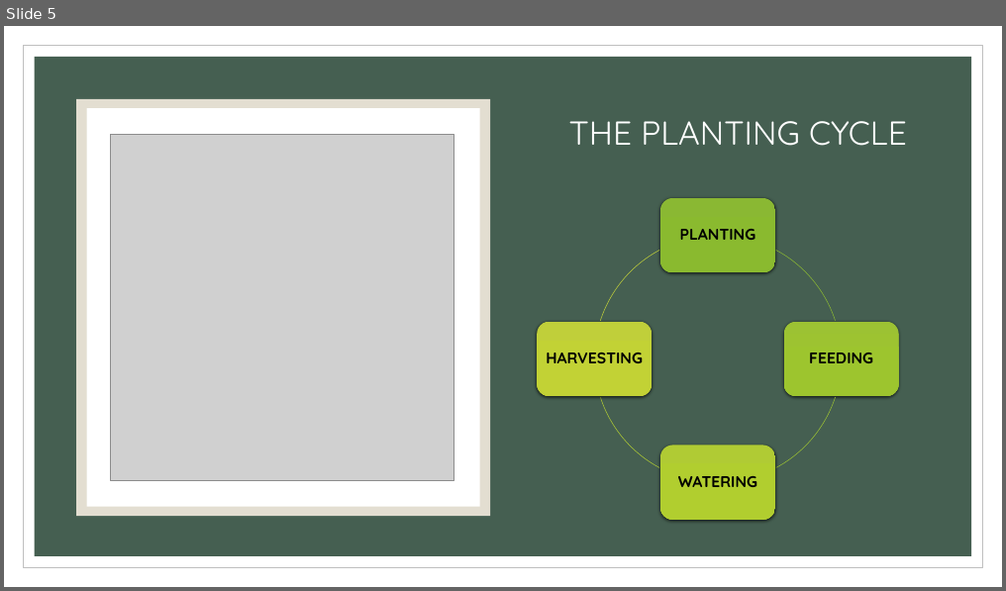
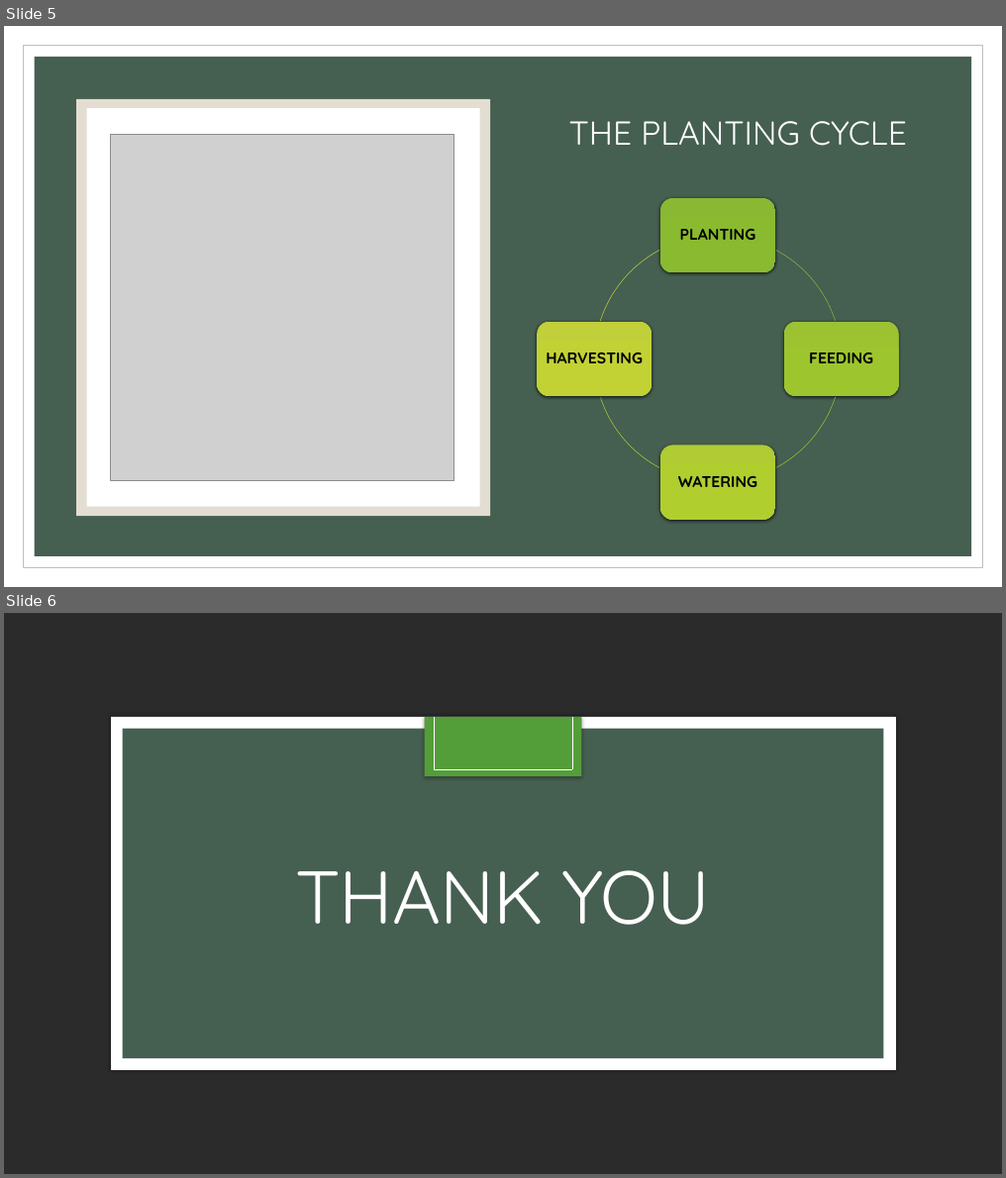
Before and after one commit to Hindavi-1/farming-advisor, a slide deck: Farming_advisor.pptx. Shown one above the other, each under a label of ours: slide 5 before the commit, slides 5 and 6 after it. The pictures are 1006x591 and 1006x1178 pixels, drawn with LibreOffice and Linux fonts; fonts in the diff are those of the drawing; grey boxes stand for pictures; background and template pictures are left out; a plain dark background stands for a picture behind light text. Boxes give left, top, right and bottom in pixels: in the first picture for what was removed or moved away, otherwise in the second. Text is boxed around its words. In the diff, an @@ line names an element or a change of style, - is before the commit and + after.

```diff
--- a/Farming_advisor.pptx
+++ b/Farming_advisor.pptx
@@ slide 6 added at (x1=4, y1=613, x2=1002, y2=1174), background picture (left out) @@
@@ rectangle added at (x1=111, y1=717, x2=895, y2=1069), fill #FFFFFF, outline #FFFFFF 0.5 pt @@
@@ rectangle added at (x1=122, y1=728, x2=884, y2=1059), fill #455F51 @@
@@ line added from (425, 717) to (425, 769), #FFFFFF 0.5 pt @@
@@ rectangle added at (x1=425, y1=717, x2=582, y2=777), fill #549E39 @@
@@ line added from (434, 717) to (434, 769), #FFFFFF 0.5 pt @@
@@ rectangle added at (x1=447, y1=717, x2=582, y2=777), fill #549E39 @@
@@ line added from (535, 717) to (535, 769), #FFFFFF 0.5 pt @@
@@ line added from (572, 717) to (572, 769), #FFFFFF 0.5 pt @@
@@ line added from (434, 769) to (572, 769), #FFFFFF 0.5 pt @@
@@ title added at (x1=295, y1=870, x2=711, y2=925), 72 pt, text #FFFFFF @@
+THANK YOU
```
Also in this commit, not shown: 1 slide changed, 1 slide removed, 2 other files.
